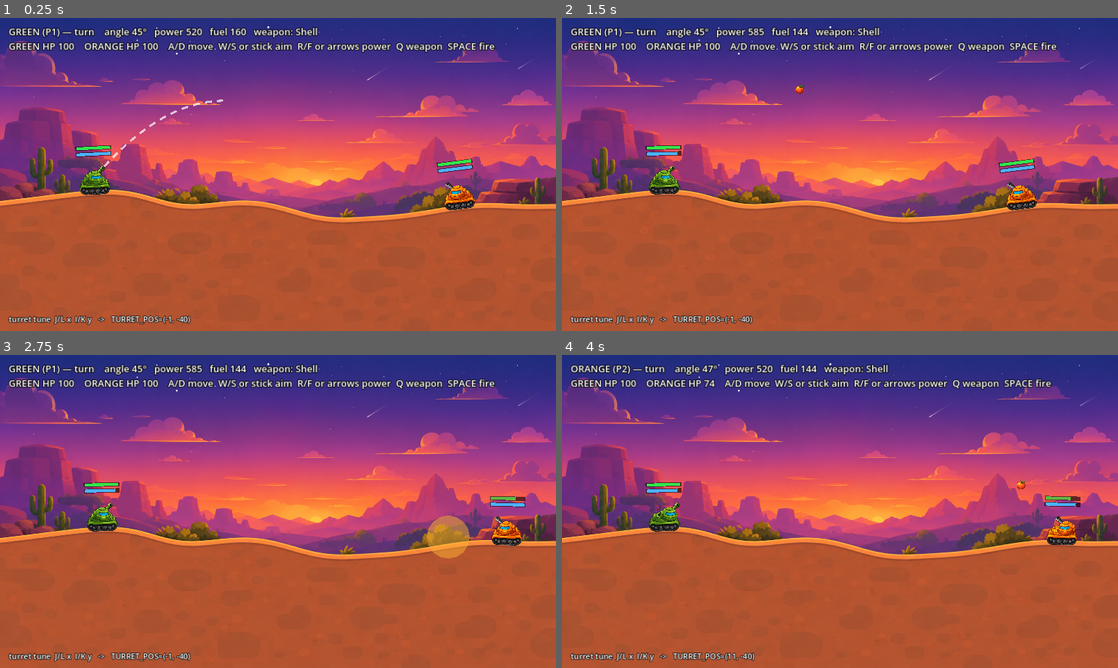
Above: before the commit, frames 1-4 (two rows, left to right).
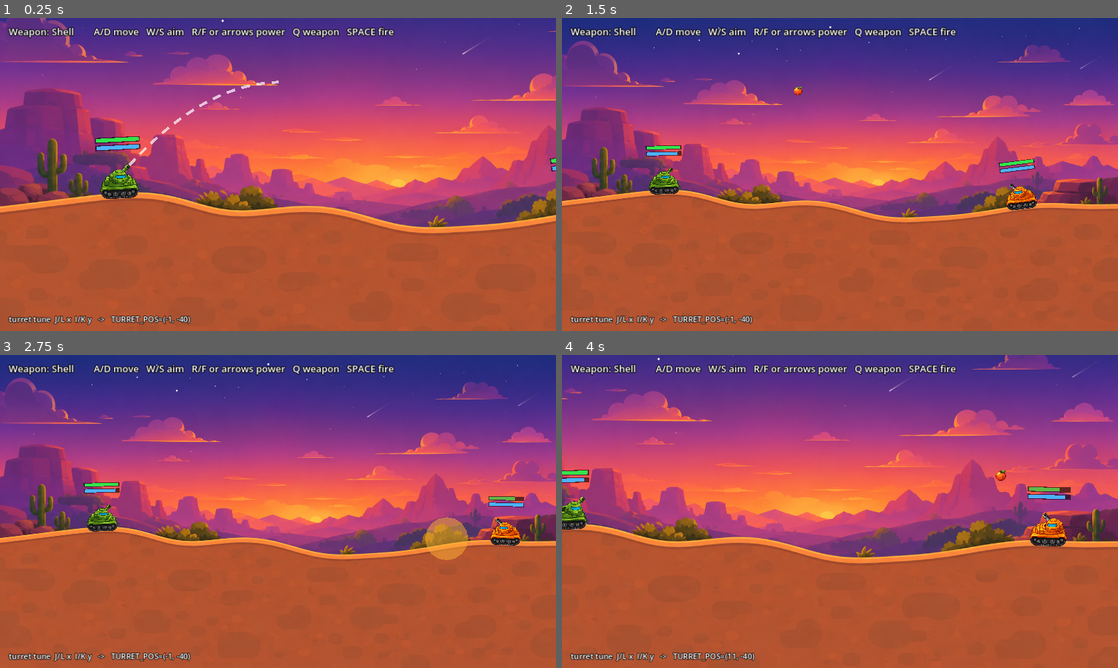
Above: after the commit, the same moments.

Repository: DriveThruG/Peach-Party
Game: Godot game, scene res://artillery/Artillery.tscn
Two runs of this game, one before a commit and one after it. Both use one fixed random seed, a clock stepped at 60 frames per second and the inputs below. This scene is started directly instead of the project's main scene.
Inputs:
- Up to frame 1 (0.25 s): no input
- Up to frame 2 (1.5 s): tap Enter at 0.5 s; hold D 0.53-1.28 s; hold R 0.53-1.28 s; tap Space at 0.77 s; hold S from 1.28 s (still down); tap F at 1.35 s
- Up to frame 3 (2.75 s): tap Space at 1.52, 2 s; release S at 2.03 s; hold D from 2.03 s (still down); tap Q at 2.1 s
- Up to frame 4 (4 s): release D at 2.78 s; hold W 2.78-3.53 s; tap J at 2.85 s; tap Space at 3.02, 3.77 s; hold A from 3.53 s (still down); hold L from 3.53 s (still down)

The runs differ from the first frame. In frame 1, 50% of the frame differs, in the area x 0-100%, y 0-100%; in frame 2, 3.4%; in frame 3, 3.6%; in frame 4, 48%.

Commit message:
Artillery: camera zoom on active player (zoom out between turns); clean UI (weapon+controls only, no 'or stick'); animated winner screen; smaller cockpit

Diff:
--- a/godot/artillery/artillery.gd
+++ b/godot/artillery/artillery.gd
@@ -42,6 +42,12 @@
 var guide: DashedLine
 var tune_pivot := Tank.TURRET_POS
 
+# Camera (zooms onto the active player; zooms out between turns).
+const ZOOM_IN := Vector2(1.7, 1.7)
+const ZOOM_OUT := Vector2(1.0, 1.0)
+var cam: Camera2D
+var cam_tween: Tween
+
 func _ready() -> void:
 	var bg := Sprite2D.new()
 	bg.texture = load("res://artillery/art/Background.png")
@@ -78,7 +84,35 @@
 	tune_label.position = Vector2(20, VIEW.y - 40)
 	hud.add_child(tune_label)
 
+	cam = Camera2D.new()
+	cam.limit_left = 0
+	cam.limit_top = 0
+	cam.limit_right = int(VIEW.x)
+	cam.limit_bottom = int(VIEW.y)
+	cam.position = VIEW * 0.5
+	cam.zoom = ZOOM_OUT
+	add_child(cam)
+	cam.make_current()
+
 	_update_info()
+	_focus_active()
+
+# ---- camera ----
+func _focus(pos: Vector2, zoom: Vector2, dur: float) -> void:
+	if cam_tween != null:
+		cam_tween.kill()
+	cam_tween = create_tween()
+	cam_tween.set_parallel(true)
+	cam_tween.set_trans(Tween.TRANS_SINE).set_ease(Tween.EASE_IN_OUT)
+	cam_tween.tween_property(cam, "position", pos, dur)
+	cam_tween.tween_property(cam, "zoom", zoom, dur)
+
+func _focus_active() -> void:
+	var t: Tank = tanks[active]
+	_focus(t.position + Vector2(0, -40), ZOOM_IN, 0.6)
+
+func _zoom_out() -> void:
+	_focus(VIEW * 0.5, ZOOM_OUT, 0.5)
 
 func _spawn_tank(x: float, variant: int, facing: int) -> void:
 	var t := Tank.new()
@@ -115,6 +149,7 @@
 				active = (active + 1) % tanks.size()
 				state = "aim"
 				_update_info()
+				_focus_active()      # zoom onto the new active player
 
 func _aim_phase(delta: float) -> void:
 	var t: Tank = tanks[active]
@@ -148,7 +183,6 @@
 		t.change_power(-POWER_RATE * delta)
 
 	_update_guide(t)
-	_update_info()
 
 func _unhandled_input(event: InputEvent) -> void:
 	if state != "aim":
@@ -168,6 +202,7 @@
 	proj.position = t.muzzle_pos()
 	proj_vel = t.muzzle_world_dir() * t.power
 	state = "flying"
+	_zoom_out()                      # zoom out to watch the shot
 	_update_info()
 
 func _fly_phase(delta: float) -> void:
@@ -216,8 +251,55 @@
 
 func _game_over() -> void:
 	state = "over"
-	var win := "GREEN (P1)" if tanks[1].is_dead() else "ORANGE (P2)"
-	info.text = "%s WINS!   (press F5 to restart)" % win
+	_zoom_out()
+	info.visible = false
+	tune_label.visible = false
+	guide.visible = false
+	if tanks[0].is_dead():
+		_show_winner("ORANGE", Color(1.0, 0.55, 0.2))
+	else:
+		_show_winner("GREEN", Color(0.5, 0.9, 0.4))
+
+func _show_winner(team_name: String, col: Color) -> void:
+	var dim := ColorRect.new()
+	dim.color = Color(0, 0, 0, 0.0)
+	dim.size = VIEW
+	hud.add_child(dim)
+	create_tween().tween_property(dim, "color:a", 0.5, 0.5)
+
+	var label := Label.new()
+	label.text = "%s WINS!" % team_name
+	label.add_theme_font_size_override("font_size", 100)
+	label.add_theme_color_override("font_color", col)
+	label.add_theme_color_override("font_outline_color", Color.BLACK)
+	label.add_theme_constant_override("outline_size", 16)
+	label.horizontal_alignment = HORIZONTAL_ALIGNMENT_CENTER
+	label.vertical_alignment = VERTICAL_ALIGNMENT_CENTER
+	label.size = Vector2(900, 200)
+	label.position = Vector2(VIEW.x * 0.5 - 450, VIEW.y * 0.5 - 140)
+	label.pivot_offset = Vector2(450, 100)
+	hud.add_child(label)
+	label.modulate.a = 0.0
+	label.scale = Vector2(0.5, 0.5)
+	var tw := create_tween()
+	tw.set_parallel(true)
+	tw.tween_property(label, "modulate:a", 1.0, 0.3)
+	tw.tween_property(label, "scale", Vector2.ONE, 0.55).set_trans(Tween.TRANS_BACK).set_ease(Tween.EASE_OUT)
+
+	var sub := Label.new()
+	sub.text = "press F5 to restart"
+	sub.add_theme_font_size_override("font_size", 30)
+	sub.add_theme_color_override("font_color", Color.WHITE)
+	sub.add_theme_color_override("font_outline_color", Color.BLACK)
+	sub.add_theme_constant_override("outline_size", 6)
+	sub.horizontal_alignment = HORIZONTAL_ALIGNMENT_CENTER
+	sub.size = Vector2(900, 40)
+	sub.position = Vector2(VIEW.x * 0.5 - 450, VIEW.y * 0.5 + 55)
+	hud.add_child(sub)
+	sub.modulate.a = 0.0
+	var tw2 := create_tween()
+	tw2.tween_interval(0.55)
+	tw2.tween_property(sub, "modulate:a", 1.0, 0.4)
 
 # ---- visuals / hud ----
 func _make_proj(_w: int) -> Node2D:
@@ -284,10 +366,7 @@
 
 func _update_info() -> void:
 	var t: Tank = tanks[active]
-	var who := "GREEN (P1)" if active == 0 else "ORANGE (P2)"
-	info.text = "%s — turn    angle %d°   power %d   fuel %d   weapon: %s\nGREEN HP %d    ORANGE HP %d    A/D move  W/S or stick aim  R/F or arrows power  Q weapon  SPACE fire" % [
-		who, roundi(t.aim_deg), roundi(t.power), roundi(t.fuel), WEAPON_NAMES[t.weapon],
-		roundi(tanks[0].hp), roundi(tanks[1].hp)]
+	info.text = "Weapon: %s        A/D move   W/S aim   R/F or arrows power   Q weapon   SPACE fire" % WEAPON_NAMES[t.weapon]
 
 func _add_rect(pos: Vector2, size: Vector2, col: Color, z: int) -> void:
 	var poly := Polygon2D.new()
--- a/godot/artillery/tank.gd
+++ b/godot/artillery/tank.gd
@@ -6,7 +6,7 @@
 
 const SHEET := preload("res://artillery/art/Artillery.png")
 const TANK_SCALE := 0.28
-const TURRET_MUL := 0.78        # turret + barrel are smaller than the hull
+const TURRET_MUL := 0.66        # turret + barrel are smaller than the hull
 const MAX_HP := 100.0
 
 # Sheet regions — index 0 = green (P1), 1 = orange (P2).
